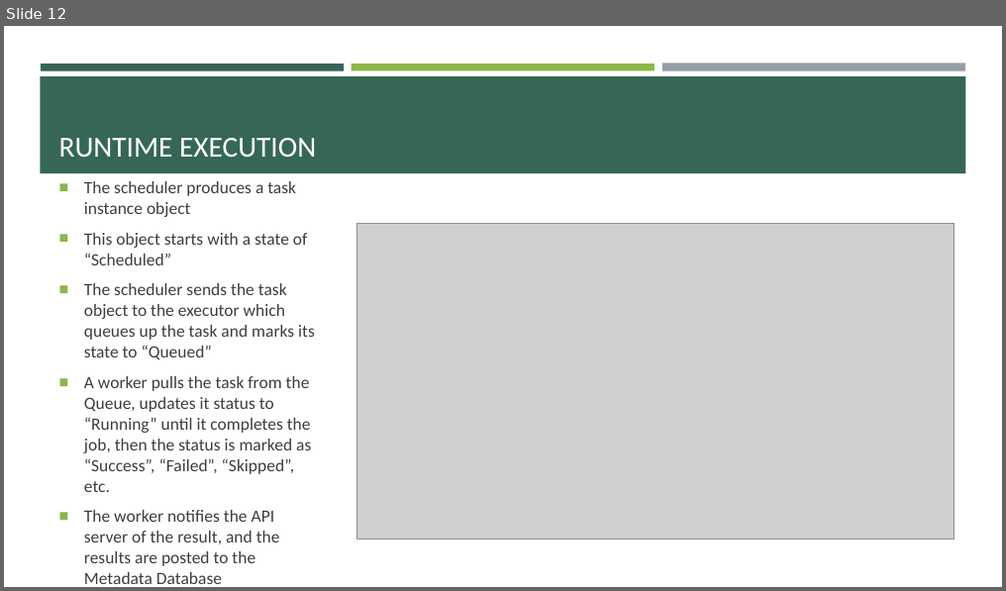
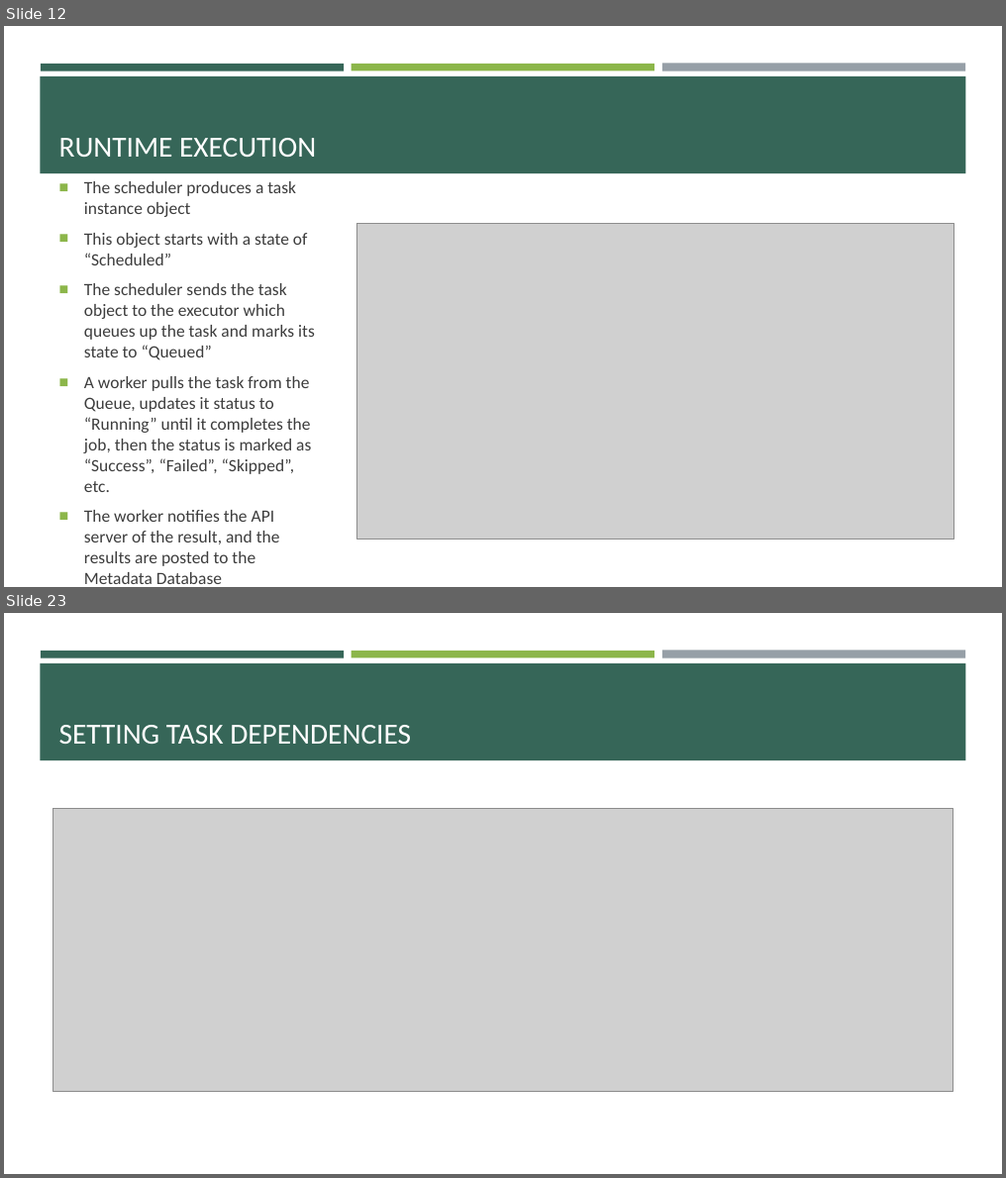
Before and after one commit to e-m-wilson/data_engineering, a slide deck: airflow/Airflow.pptx. Shown one above the other, each under a label of ours: slide 12 before the commit, slides 12 and 23 after it; the slides between them are not shown. The pictures are 1006x591 and 1006x1178 pixels, drawn with LibreOffice and Linux fonts; fonts in the diff are those of the drawing; grey boxes stand for pictures. Boxes give left, top, right and bottom in pixels: in the first picture for what was removed or moved away, otherwise in the second. Text is boxed around its words. In the diff, an @@ line names an element or a change of style, - is before the commit and + after.

```diff
--- a/airflow/Airflow.pptx
+++ b/airflow/Airflow.pptx
@@ slide 23 added at <box>4,613,1002,1174</box>, background #FFFFFF; not listed: 4 template elements that a slide beside it also shows @@
@@ title added at <box>59,725,411,744</box>, 28 pt, text #FFFFFF @@
+SETTING TASK DEPENDENCIES
@@ picture added at <box>54,808,953,1092</box> @@
```
Also in this commit, not shown: 2 slides changed, 11 other slides added.
